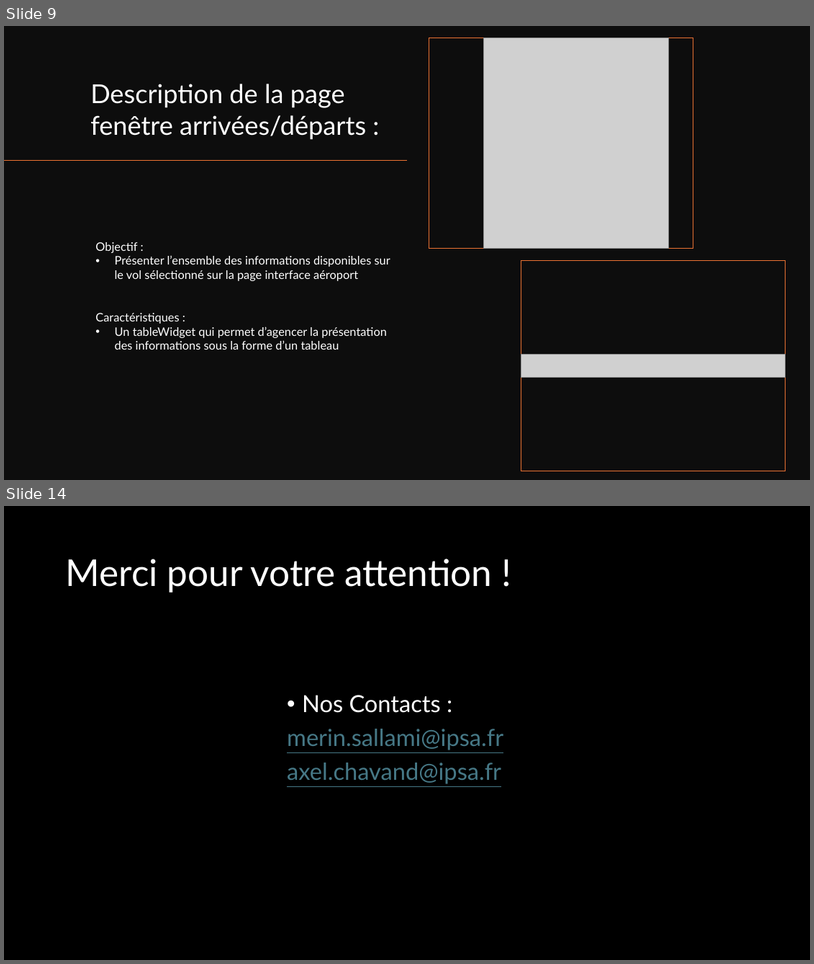
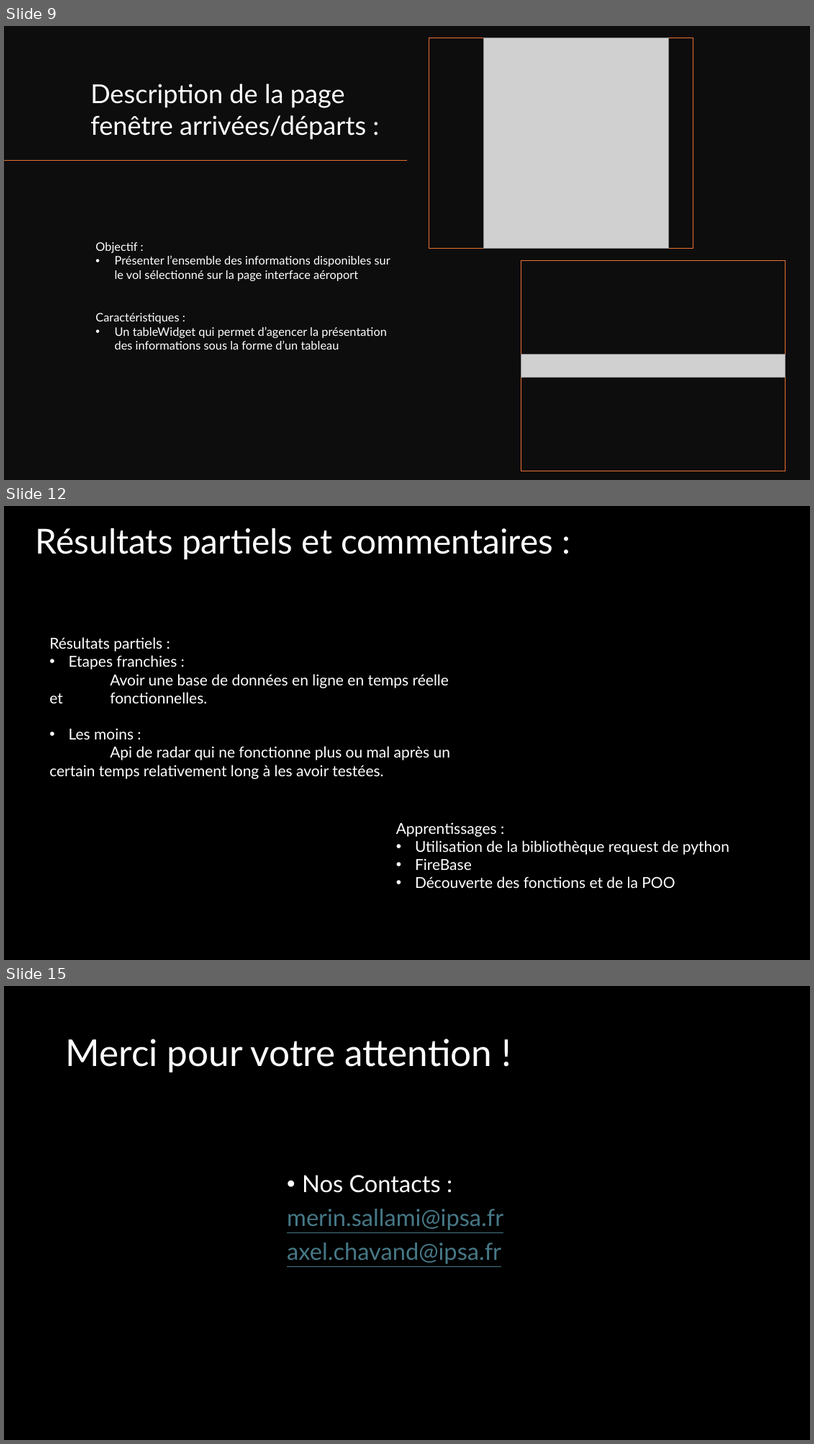
Before and after one commit to MajeurSmith/projet-flight-radar, a slide deck: presentation MAFR.pptx. Shown one above the other, each under a label of ours: slides 9 and 14 before the commit, slides 9, 12 and 15 after it; the slides between them are not shown. The pictures are 814x964 and 814x1444 pixels, drawn with LibreOffice and Linux fonts; fonts in the diff are those of the drawing; grey boxes stand for pictures. Boxes give left, top, right and bottom in pixels: in the first picture for what was removed or moved away, otherwise in the second. Text is boxed around its words. In the diff, an @@ line names an element or a change of style, - is before the commit and + after.

```diff
--- a/presentation MAFR.pptx
+++ b/presentation MAFR.pptx
@@ slide 12 added at (x1=4, y1=506, x2=810, y2=960), background #000000 @@
@@ text added at (x1=36, y1=528, x2=553, y2=560), 41 pt, text #FFFFFF @@
+Résultats partiels et commentaires :
@@ text added at (x1=49, y1=637, x2=450, y2=779), 18 pt, text #FFFFFF @@
+Résultats partiels :
+• Etapes franchies :
+Avoir une base de données en ligne en temps réelle et fonctionnelles.
+• Les moins :
+Api de radar qui ne fonctionne plus ou mal après un certain temps relativement long à les avoir testées.
@@ text added at (x1=396, y1=822, x2=730, y2=888), 18 pt, text #FFFFFF @@
+Apprentissages :
+• Utilisation de la bibliothèque request de python
+• FireBase
+• Découverte des fonctions et de la POO
@@ what was slide 14 is now slide 15 @@
```
Also in this commit, not shown: 5 slides changed, 2 other slides added, 2 slides removed, 3 other files.
